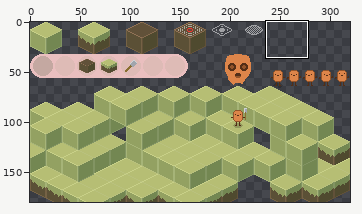
File history of a pixel-art file, assets/sprites/world-320x180.aseprite. Above, an overview of the earlier version with the close-up marked.
Close-up. As it was:
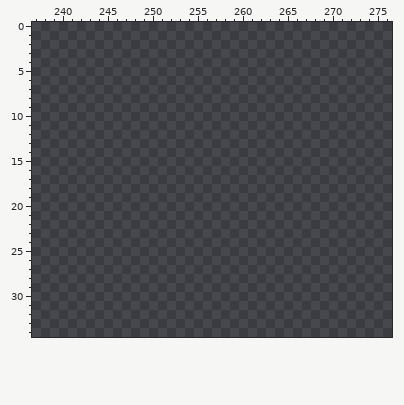
320x180 pixels, 1 frame. Colours within 5 levels of each other are drawn and written as one. Shown: x 237..276, y 0..34.
Once edited:
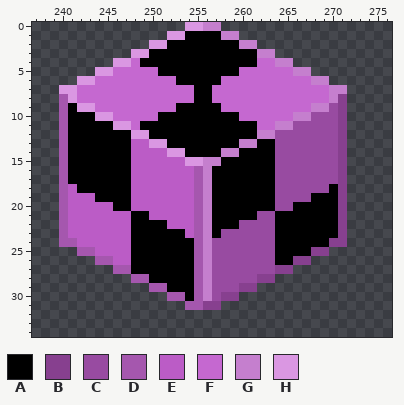
Palette (. is transparent): A #000000  B #87408f  C #984ba1  D #a557ae  E #bb5cc6  F #c568d0  G #c57fce  H #da97e2
The edit:
--- layer "all"
@@ x 237..276 @@
- 0 ........................................
- 1 ........................................
- 2 ........................................
- 3 ........................................
- 4 ........................................
- 5 ........................................
- 6 ........................................
- 7 ........................................
- 8 ........................................
- 9 ........................................
-10 ........................................
-11 ........................................
-12 ........................................
-13 ........................................
-14 ........................................
-15 ........................................
-16 ........................................
-17 ........................................
-18 ........................................
-19 ........................................
-20 ........................................
-21 ........................................
-22 ........................................
-23 ........................................
-24 ........................................
-25 ........................................
-26 ........................................
-27 ........................................
-28 ........................................
-29 ........................................
-30 ........................................
-31 ........................................
+ 0 .................HHGG...................
+ 1 ...............HHAAAAGG.................
+ 2 .............HHAAAAAAAAGG...............
+ 3 ...........HHAAAAAAAAAAAAGG.............
+ 4 .........HHFAAAAAAAAAAAAAFFGG...........
+ 5 .......HHFFFFFAAAAAAAAAFFFFFFGG.........
+ 6 .....HHFFFFFFFFFAAAAAFFFFFFFFFFGG.......
+ 7 ...HHFFFFFFFFFFFFFAAFFFFFFFFFFFFFGG.....
+ 8 ...DHFFFFFFFFFFFFFAAFFFFFFFFFFFFFGB.....
+ 9 ...DAHHFFFFFFFFFAAAAAFFFFFFFFFFGGCB.....
+10 ...DAAAHHFFFFFAAAAAAAAAFFFFFFGGCCCB.....
+11 ...DAAAAAHHFAAAAAAAAAAAAAFFGGCCCCCB.....
+12 ...DAAAAAAAHHAAAAAAAAAAAAGGCCCCCCCB.....
+13 ...DAAAAAAAEEHHAAAAAAAAGGAACCCCCCCB.....
+14 ...DAAAAAAAEEEEHHAAAAGGAAAACCCCCCCB.....
+15 ...DAAAAAAAEEEEEEHHGGAAAAAACCCCCCCB.....
+16 ...DAAAAAAAEEEEEEEDGAAAAAAACCCCCCCB.....
+17 ...DAAAAAAAEEEEEEEDGAAAAAAACCCCCCCB.....
+18 ...DEAAAAAAEEEEEEEDGAAAAAAACCCCCCAB.....
+19 ...DEEEAAAAEEEEEEEDGAAAAAAACCCCAAAB.....
+20 ...DEEEEEAAEEEEEEEDGAAAAAAACCAAAAAB.....
+21 ...DEEEEEEEAAEEEEEDGAAAAACCAAAAAAAB.....
+22 ...DEEEEEEEAAAAEEEDGAAACCCCAAAAAAAB.....
+23 ...DEEEEEEEAAAAAAEDGACCCCCCAAAAAAAB.....
+24 ...DDEEEEEEAAAAAAADGCCCCCCCAAAAAABB.....
+25 .....DDEEEEAAAAAAADGCCCCCCCAAAABB.......
+26 .......DDEEAAAAAAADGCCCCCCCAABB.........
+27 .........DDAAAAAAADGCCCCCCCBB...........
+28 ...........DDAAAAADGCCCCCBB.............
+29 .............DDAAADGCCCBB...............
+30 ...............DDADGCBB.................
+31 .................DDBB...................
 32 ........................................
Pixel boxes of the changes (left, top, right, bottom) in both close-ups:
added: (59, 22, 347, 310)
